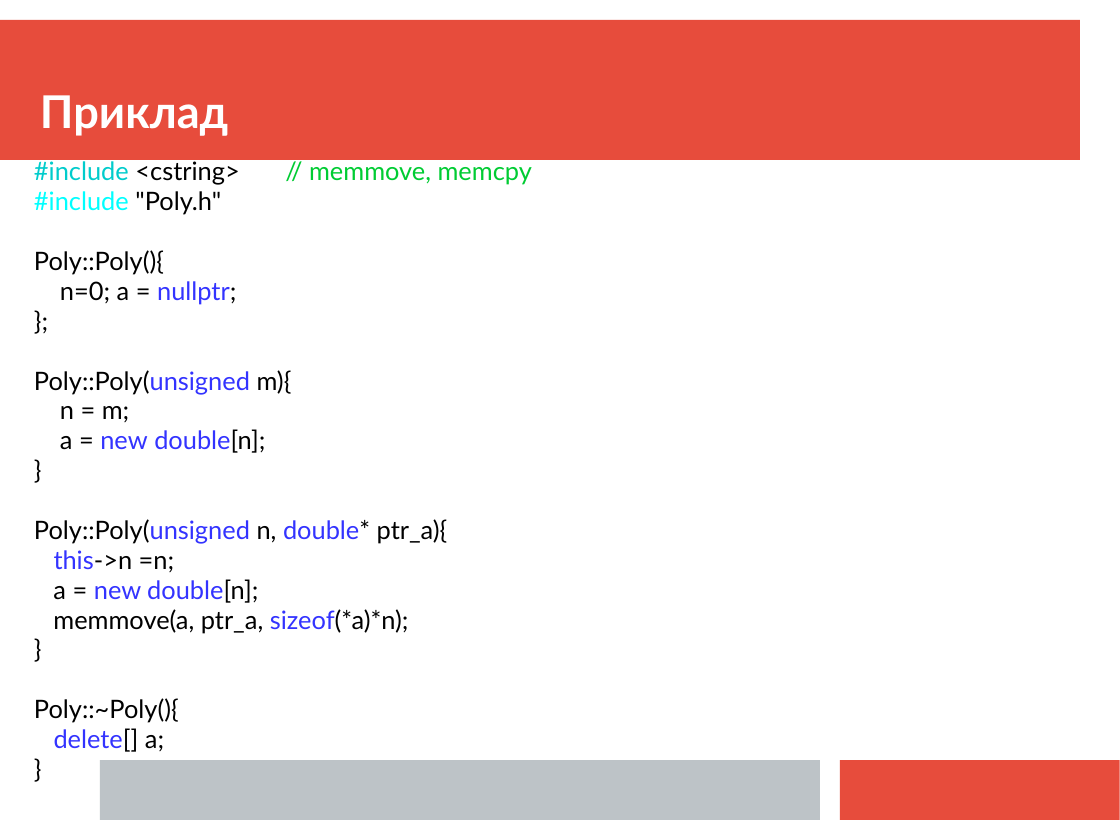
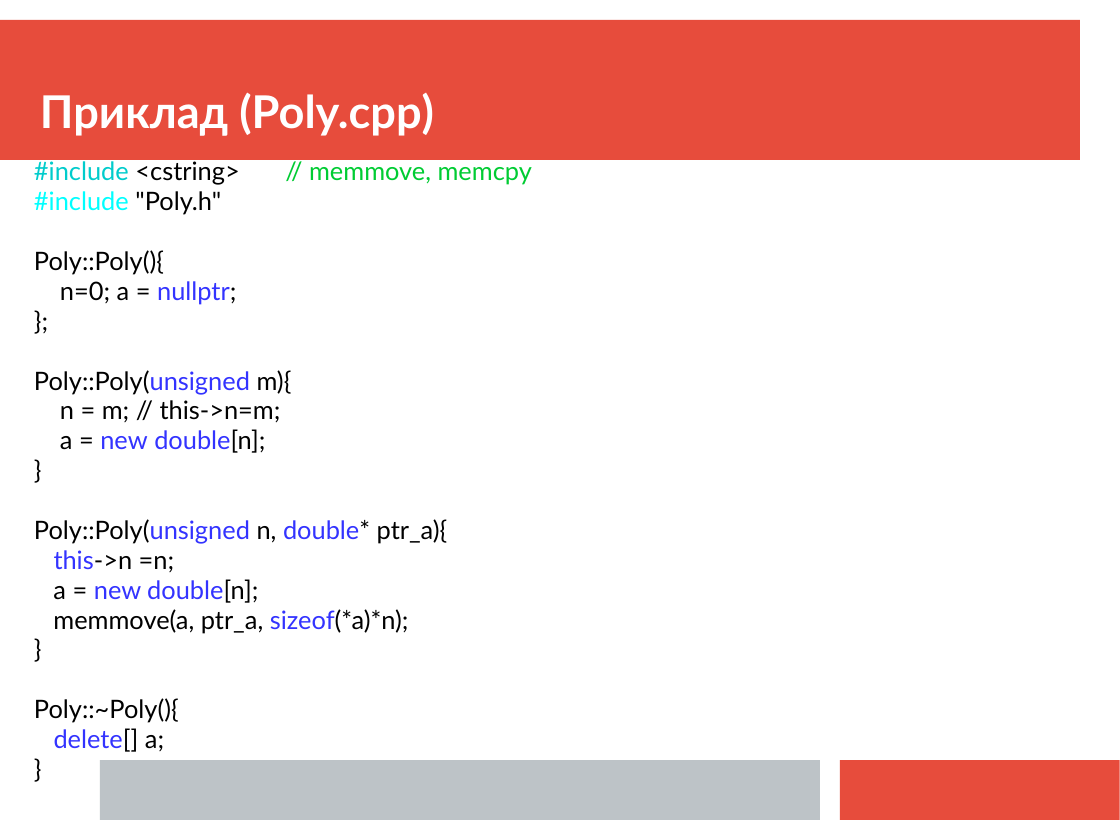
Before and after one commit to mecchmatProjects/CppCourse, a slide deck: slide 17 of Lect8/CppTutorUkr8.ppt. Drawn at 1120x840 pixels with LibreOffice and Linux fonts; fonts in the diff are those of the drawing. Boxes give left, top, right and bottom in pixels: in the first picture for what was removed or moved away, otherwise in the second. Text is boxed around its words. In the diff, an @@ line names an element or a change of style, - is before the commit and + after.

```diff
--- a/Lect8/CppTutorUkr8.ppt
+++ b/Lect8/CppTutorUkr8.ppt
@@ text at (x1=40, y1=92, x2=434, y2=136): text changed @@
-Приклад
+Приклад (Poly.cpp)
@@ text at (x1=60, y1=400, x2=281, y2=423): text changed @@
-n = m;
+n = m; // this->n=m;
```
Also in this commit, not shown: 10 other slides changed, 1 slide added, 5 other files.
